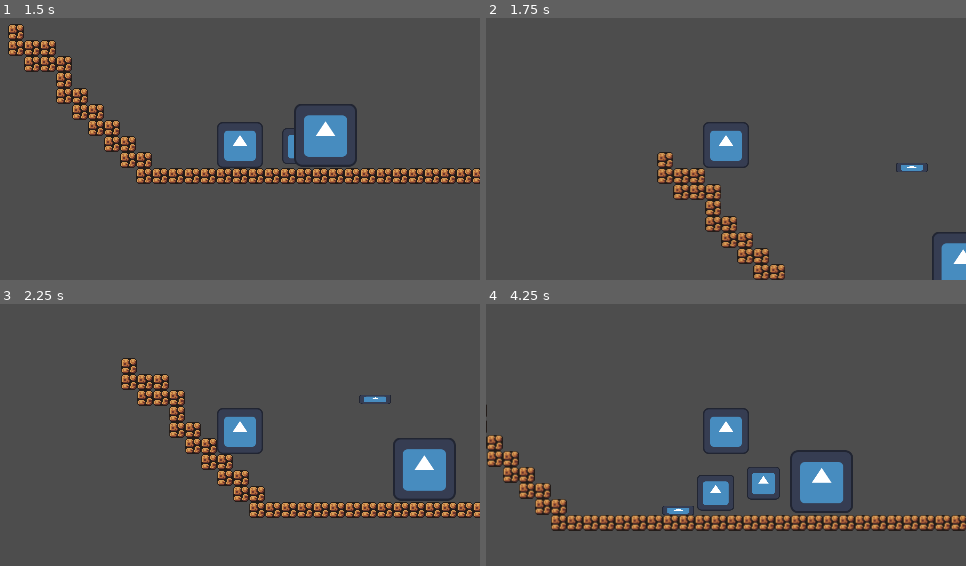
Above: before the commit, frames 1-4 (two rows, left to right).
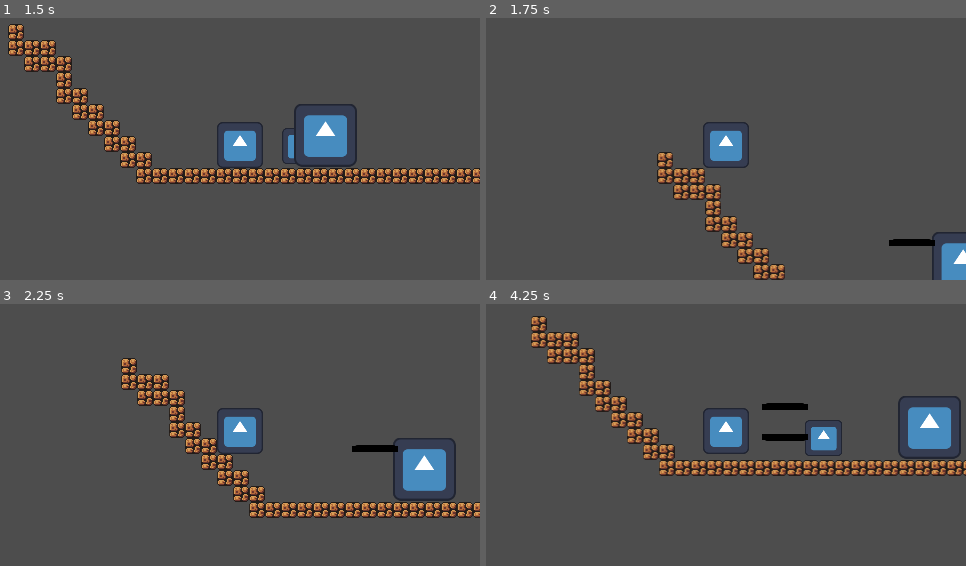
Above: after the commit, the same moments.

Repository: rsushizawa/GameJam
Game: Godot game, scene res://Scenes/main.tscn
Same seed, same stepped clock (60 frames per second), same inputs: the game is played once before the commit and once after it. The engine's default icon, where the game draws it, is replaced by a stand-in: a white triangle on a blue panel in a dark square.
Inputs:
- Up to frame 1 (1.5 s): tap Enter (ui_accept) at 0.5, 0.77 s; hold Q 0.53-1.28 s; hold Right (ui_right) from 0.53 s (still down); tap E at 0.8, 1.35 s
- Up to frame 2 (1.75 s): keep holding Right (ui_right); tap Enter (ui_accept) at 1.52 s; tap Q at 1.55 s
- Up to frame 3 (2.25 s): release Right (ui_right) at 2.03 s; hold Left (ui_left) from 2.03 s (still down); hold Q from 2.03 s (still down)
- Up to frame 4 (4.25 s): tap E at 2.3, 2.85, 3.8 s; release Left (ui_left) at 2.78 s; release Q at 2.78 s; hold Right (ui_right) from 2.78 s (still down); tap Enter (ui_accept) at 3.02, 3.77 s; tap Q at 3.05 s; hold Q from 3.53 s (still down)

Frame 1 is identical in both runs. In frame 2, 0.4% of the frame differs, in the area x 83-94%, y 55-88%; in frame 3, 0.4%; in frame 4, 19%, in the area x 0-100%, y 4-87%.

Commit message:
fix bugs

Diff:
--- a/Scenes/dead_body.tscn
+++ b/Scenes/dead_body.tscn
@@ -6,7 +6,7 @@
 [sub_resource type="RectangleShape2D" id="RectangleShape2D_fagme"]
 size = Vector2(32, 9)
 
-[node name="DeadBody" type="RigidBody2D"]
+[node name="DeadBody" type="RigidBody2D" groups=["Dead_Body"]]
 mass = 0.077
 script = ExtResource("1_fagme")
 
--- /dev/null
+++ b/Scenes/dead_body_freeze.tscn
@@ -0,0 +1,18 @@
+[gd_scene load_steps=3 format=3 uid="uid://cw13uyslboapm"]
+
+[ext_resource type="Texture2D" uid="uid://gvdatt5v88bn" path="res://icon.svg" id="1_3qyws"]
+
+[sub_resource type="RectangleShape2D" id="RectangleShape2D_uicl5"]
+size = Vector2(46, 7)
+
+[node name="dead_body_freeze" type="StaticBody2D"]
+
+[node name="Sprite2D" type="Sprite2D" parent="."]
+modulate = Color(0, 0, 0, 1)
+scale = Vector2(0.359375, 0.0546875)
+texture = ExtResource("1_3qyws")
+
+[node name="CollisionShape2D" type="CollisionShape2D" parent="."]
+shape = SubResource("RectangleShape2D_uicl5")
+
+[node name="Camera2D" type="Camera2D" parent="." groups=["DeadBody", "DeadBodyFreeze"]]
--- a/Scenes/main.tscn
+++ b/Scenes/main.tscn
@@ -1,10 +1,9 @@
-[gd_scene load_steps=9 format=3 uid="uid://75y71bqykse6"]
+[gd_scene load_steps=8 format=3 uid="uid://75y71bqykse6"]
 
 [ext_resource type="Texture2D" uid="uid://d1o7dwy048khq" path="res://Assets/world_tileset.png" id="1_jjgbg"]
 [ext_resource type="Script" uid="uid://c1cdm3rjfv4gg" path="res://Scripts/main.gd" id="1_kry3j"]
 [ext_resource type="PackedScene" uid="uid://d2jh04lx21h8p" path="res://Scenes/player.tscn" id="2_bo1nx"]
 [ext_resource type="PackedScene" uid="uid://yhr7bloanpl2" path="res://Scenes/spike.tscn" id="3_8gbba"]
-[ext_resource type="PackedScene" uid="uid://bi1671vxr7m78" path="res://Scenes/dead_body.tscn" id="3_jjvhh"]
 [ext_resource type="PackedScene" uid="uid://dleek3bm1c0d1" path="res://Scenes/fada.tscn" id="6_21xkr"]
 
 [sub_resource type="TileSetAtlasSource" id="TileSetAtlasSource_bo1nx"]
@@ -154,7 +153,6 @@
 [node name="Player" parent="." instance=ExtResource("2_bo1nx")]
 unique_name_in_owner = true
 position = Vector2(-86, -93)
-dead_body_scene = ExtResource("3_jjvhh")
 
 [node name="Spike" parent="." instance=ExtResource("3_8gbba")]
 position = Vector2(165, 41)
--- a/Scenes/player.tscn
+++ b/Scenes/player.tscn
@@ -1,13 +1,17 @@
-[gd_scene load_steps=4 format=3 uid="uid://d2jh04lx21h8p"]
+[gd_scene load_steps=6 format=3 uid="uid://d2jh04lx21h8p"]
 
 [ext_resource type="Script" uid="uid://cs4o2niq22k3i" path="res://Scripts/player.gd" id="1_cvnsp"]
 [ext_resource type="Texture2D" uid="uid://gvdatt5v88bn" path="res://icon.svg" id="2_6t5aa"]
+[ext_resource type="PackedScene" uid="uid://bi1671vxr7m78" path="res://Scenes/dead_body.tscn" id="2_vgqql"]
+[ext_resource type="PackedScene" uid="uid://cw13uyslboapm" path="res://Scenes/dead_body_freeze.tscn" id="3_fkybt"]
 
 [sub_resource type="RectangleShape2D" id="RectangleShape2D_vgqql"]
 size = Vector2(46, 46)
 
 [node name="Player" type="CharacterBody2D" groups=["Player"]]
 script = ExtResource("1_cvnsp")
+dead_body_scene = ExtResource("2_vgqql")
+dead_body_freeze_scene = ExtResource("3_fkybt")
 
 [node name="Sprite2D" type="Sprite2D" parent="."]
 scale = Vector2(0.359375, 0.359375)
--- a/Scenes/projetil.tscn
+++ b/Scenes/projetil.tscn
@@ -7,6 +7,7 @@
 size = Vector2(32, 32)
 
 [node name="Projetil" type="Area2D"]
+collision_layer = 0
 script = ExtResource("1_3onwi")
 
 [node name="Icon" type="Sprite2D" parent="."]
--- a/Scripts/DeadBodyManager.gd
+++ b/Scripts/DeadBodyManager.gd
@@ -1,19 +1,22 @@
 extends Node
 
 @export var dead_body_scene: PackedScene = preload("res://Scenes/dead_body.tscn") # Assign your DeadBody.tscn in the Inspector for this Autoload
+@export var dead_body_freeze_scene: PackedScene = preload("res://Scenes/dead_body_freeze.tscn")# Drag DeadBody.tscn here in the Inspector
 @export var max_dead_bodies: int = 5    # Set your desired maximum
 
-var active_bodies: Array[Node2D] = [] # To store references to active dead bodies
-
+enum Body_States {NORMAL,FREEZE}
+var state: Body_States = Body_States.NORMAL
 # Call this function to spawn a new dead body
-func request_spawn_dead_body(body: Node2D,colisionshape: Node2D, spawn_position: Vector2, initial_velocity: Vector2):
+func request_spawn_dead_body(_body: Node2D,_colisionshape: Node2D, spawn_position: Vector2, initial_velocity: Vector2):
+	var dead_body_nodes = get_tree().get_nodes_in_group("Dead_Body")
+	var active_bodies: Array[Node] = dead_body_nodes # To store references to active dead bodies
 	if not dead_body_scene:
 		print("DeadBodyManager: dead_body_scene is not set!")
 		return
 
 	# If we've reached the max, remove the oldest one
 	if active_bodies.size() >= max_dead_bodies:
-		var oldest_body: Node2D = active_bodies.pop_front() # Get and remove the first (oldest) body
+		var oldest_body: Node2D = active_bodies[0]# Get and remove the first (oldest) body
 		if is_instance_valid(oldest_body):
 			print("DeadBodyManager: Despawning oldest dead body - ", oldest_body.name)
 			oldest_body.queue_free()
@@ -21,12 +24,16 @@
 			print("DeadBodyManager: Oldest body was already invalid, removed from list.")
 
 	# Instantiate and initialize the new dead body
-	var new_body_instance = dead_body_scene.instantiate()
+	var new_body_instance
+	if state == Body_States.FREEZE:
+		new_body_instance = dead_body_freeze_scene.instantiate()
+	else:
+		new_body_instance = dead_body_scene.instantiate()
+		new_body_instance.linear_velocity = initial_velocity
 
 	if new_body_instance:
-		new_body_instance.global_position.y = spawn_position.y - colisionshape.shape.size.y * body.scale.y
+		new_body_instance.global_position.y = spawn_position.y
 		new_body_instance.global_position.x = spawn_position.x
-		new_body_instance.linear_velocity = initial_velocity
 		# Add to the current scene
 		get_tree().current_scene.add_child(new_body_instance)
 		active_bodies.append(new_body_instance) # Add to our tracking list (at the end)
@@ -38,13 +45,3 @@
 		print("DeadBodyManager: Spawned dead body is not a RigidBody2D. Limited functionality.")
 	else:
 		print("DeadBodyManager: Failed to instance dead_body_scene.")
-
-# --- _on_body_settle_timer_timeout FUNCTION REMOVED ---
-
-# Optional: Clean up list if bodies are removed by other means
-func cleanup_invalid_bodies():
-	var i = active_bodies.size() - 1
-	while i >= 0:
-		if not is_instance_valid(active_bodies[i]):
-			active_bodies.remove_at(i)
-		i -= 1
--- a/Scripts/dead_body.gd
+++ b/Scripts/dead_body.gd
@@ -12,6 +12,5 @@
 	if lifespan_timer:
 		lifespan_timer.timeout.connect(_on_LifespanTimer_timeout)
 func _on_LifespanTimer_timeout():
-	DeadBodyManager.cleanup_invalid_bodies()
 	about_to_despawn.emit(self) # Emit the signal *before* queue_free
 	queue_free() # Remove the dead body from the scene
--- a/Scripts/player.gd
+++ b/Scripts/player.gd
@@ -7,9 +7,11 @@
 
 # Preload the DeadBody scene so we can instance it
 @export var dead_body_scene: PackedScene # Drag DeadBody.tscn here in the Inspector
-
+@export var dead_body_freeze_scene: PackedScene # Drag DeadBody.tscn here in the Inspector
 # You might want to get the spawn point dynamically or have a default
 var spawn_position = Vector2.ZERO # Default spawn, will be updated
+
+@onready var dead_body_freeze_nodes = get_tree().get_nodes_in_group("DeadBodyFreeze")
 
 func _ready():
 	# Attempt to find the SpawnPoint in the current level when the player is ready
@@ -38,6 +40,15 @@
 	else:
 		velocity.x = move_toward(velocity.x, 0, speed)
 
+	if Input.is_key_pressed(KEY_Q):
+		if dead_body_freeze_nodes.size() < 1:
+			DeadBodyManager.state = DeadBodyManager.Body_States.FREEZE
+		else:
+			DeadBodyManager.state = DeadBodyManager.Body_States.NORMAL
+	elif Input.is_key_pressed(KEY_E):
+		DeadBodyManager.state = DeadBodyManager.Body_States.NORMAL
+
+
 	move_and_slide()
 
 func take_damage(amount):
--- a/Scripts/projetil.gd
+++ b/Scripts/projetil.gd
@@ -13,3 +13,4 @@
 	if body.is_in_group("player"):
 		if body.has_method("take_damage"):
 			body.take_damage(1)
+			queue_free()
